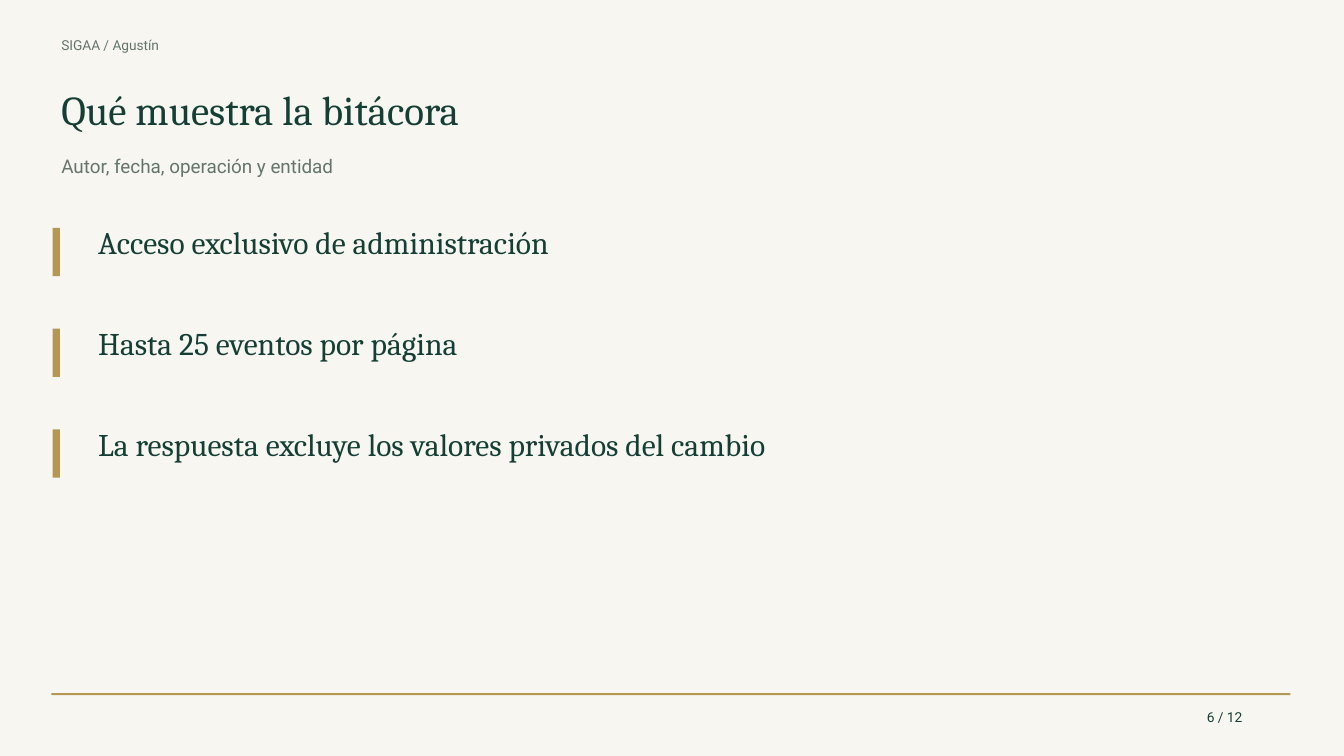
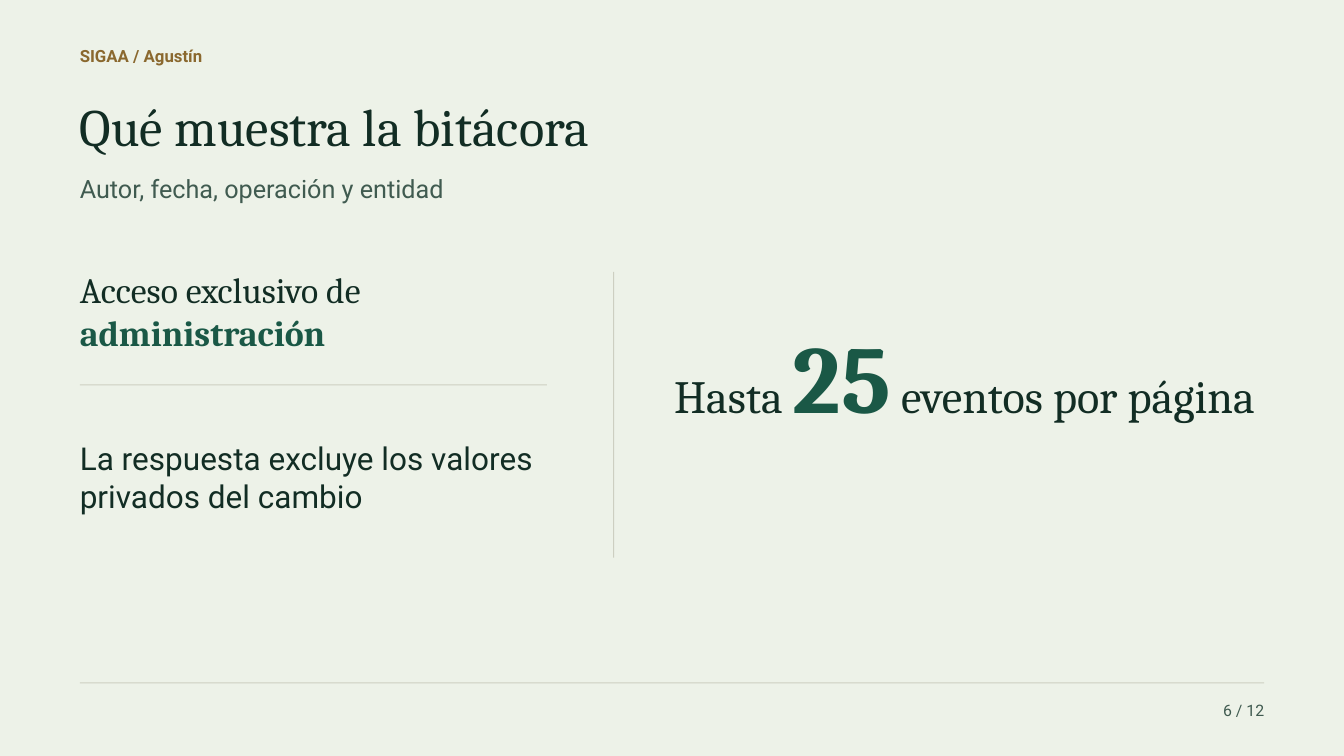
Before and after one commit to joellopez775/SIGAA-Capstone-2026, a slide deck: slide 6 of Fase 2/Evidencias Proyecto/SIGAA/output/presentaciones/Avance SIGAA - 12 noviembre 2026.pptx. Drawn at 1344x756 pixels with LibreOffice and Linux fonts; fonts in the diff are those of the drawing. Boxes give left, top, right and bottom in pixels: in the first picture for what was removed or moved away, otherwise in the second. Text is boxed around its words. In the diff, an @@ line names an element or a change of style, - is before the commit and + after.

```diff
--- a/Fase 2/Evidencias Proyecto/SIGAA/output/presentaciones/Avance SIGAA - 12 noviembre 2026.pptx
+++ b/Fase 2/Evidencias Proyecto/SIGAA/output/presentaciones/Avance SIGAA - 12 noviembre 2026.pptx
@@ background #F7F6F1 to #EDF2E8 @@
@@ text "SIGAA / Agustín": place and size @@
-text "SIGAA / Agustín" at <box>61,40,159,53</box>
+text "SIGAA / Agustín" at <box>80,49,203,66</box>
@@ text "SIGAA / Agustín" at <box>80,49,203,66</box>: size 9.8 to 12 pt, text colour #65756C to #8A682E, bold on; vertical alignment top to middle @@
@@ text "Qué muestra la bitácora": place and size @@
-text "Qué muestra la bitácora" at <box>61,96,459,132</box>
+text "Qué muestra la bitácora" at <box>80,109,588,155</box>
@@ text "Qué muestra la bitácora" at <box>80,109,588,155</box>: size 29.2 to 37.5 pt, text colour #153F35 to #122D24; vertical alignment top to middle @@
@@ text "Autor, fecha, operación y entidad": place and size @@
-text "Autor, fecha, operación y entidad" at <box>61,158,334,177</box>
+text "Autor, fecha, operación y entidad" at <box>80,179,444,204</box>
@@ text "Autor, fecha, operación y entidad" at <box>80,179,444,204</box>: size 13.5 to 18 pt, text colour #65756C to #405B50; vertical alignment top to middle @@
@@ rectangle removed at <box>52,228,59,276</box> @@
@@ text "Acceso exclusivo de administración": place and size @@
-text "Acceso exclusivo de administración" at <box>98,232,549,255</box>
+text "Acceso exclusivo de administración" at <box>80,278,360,347</box>
@@ text "Acceso exclusivo de administración" at <box>80,278,360,347</box>: size 22.5 to 25.5 pt; text colour #153F35 to #122D24 in "Acceso exclusivo de"; text colour #153F35 to #1A5846, bold on in "administración"; vertical alignment top to middle @@
@@ rectangle added at <box>613,272,614,558</box>, fill #CDCFC1 @@
@@ text "Hasta 25 eventos por página": place and size @@
-text "Hasta 25 eventos por página" at <box>98,333,458,362</box>
+text "Hasta 25 eventos por página" at <box>674,348,1255,423</box>
@@ text "Hasta 25 eventos por página" at <box>674,348,1255,423</box>: size 22.5 to 33 pt, text colour #153F35 to #122D24; size 22.5 to 68.2 pt, text colour #153F35 to #1A5846, bold on in "25"; vertical alignment top to middle @@
@@ rectangle removed at <box>52,329,59,377</box> @@
@@ rectangle added at <box>80,384,547,385</box>, fill #CDCFC1 @@
@@ text "La respuesta excluye los valores ...": place and size @@
-text "La respuesta excluye los valores ..." at <box>98,434,765,463</box>
+text "La respuesta excluye los valores ..." at <box>80,446,532,515</box>
@@ text "La respuesta excluye los valores ..." at <box>80,446,532,515</box>: font Cambria to Roboto, text colour #153F35 to #122D24; vertical alignment top to middle @@
@@ rectangle removed at <box>52,430,59,478</box> @@
@@ rectangle: place and size @@
-rectangle at <box>51,694,1291,696</box>
+rectangle at <box>80,683,1264,684</box>
@@ rectangle at <box>80,683,1264,684</box>: fill #B49755 to #CDCFC1 @@
@@ text "6 / 12": place and size @@
-text "6 / 12" at <box>1207,712,1242,722</box>
+text "6 / 12" at <box>1223,704,1264,716</box>
@@ text "6 / 12" at <box>1223,704,1264,716</box>: size 9.8 to 11.2 pt, text colour #153F35 to #405B50; alignment left to right; vertical alignment top to middle @@
```
Also in this commit, not shown: 11 other slides changed, 2 other files.
